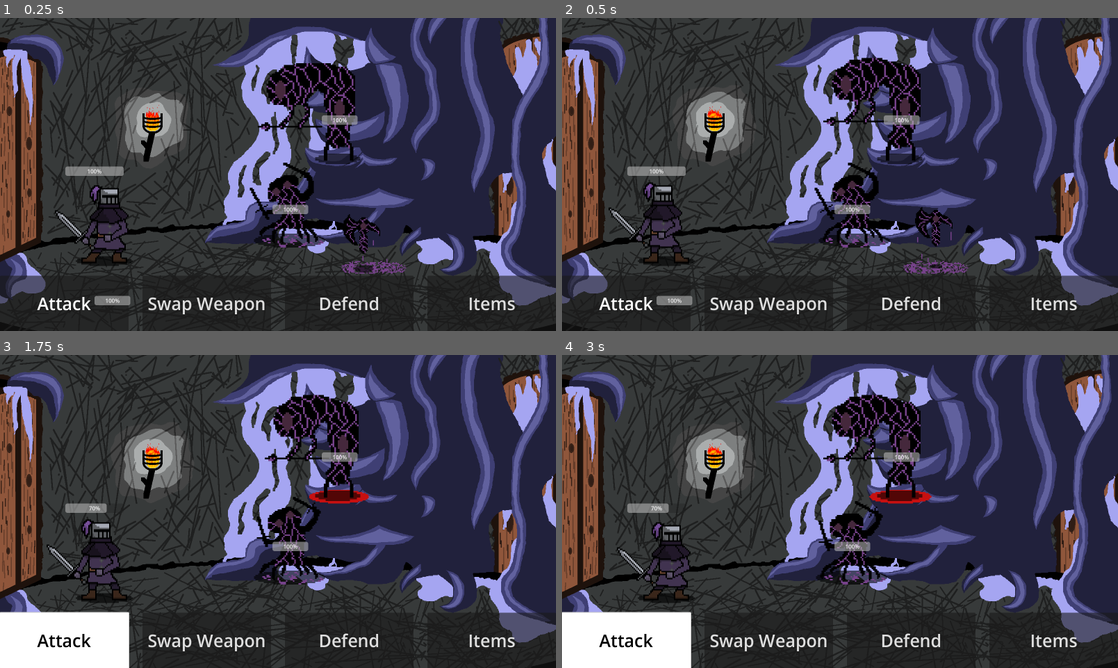
Above: before the commit, frames 1-4 (two rows, left to right).
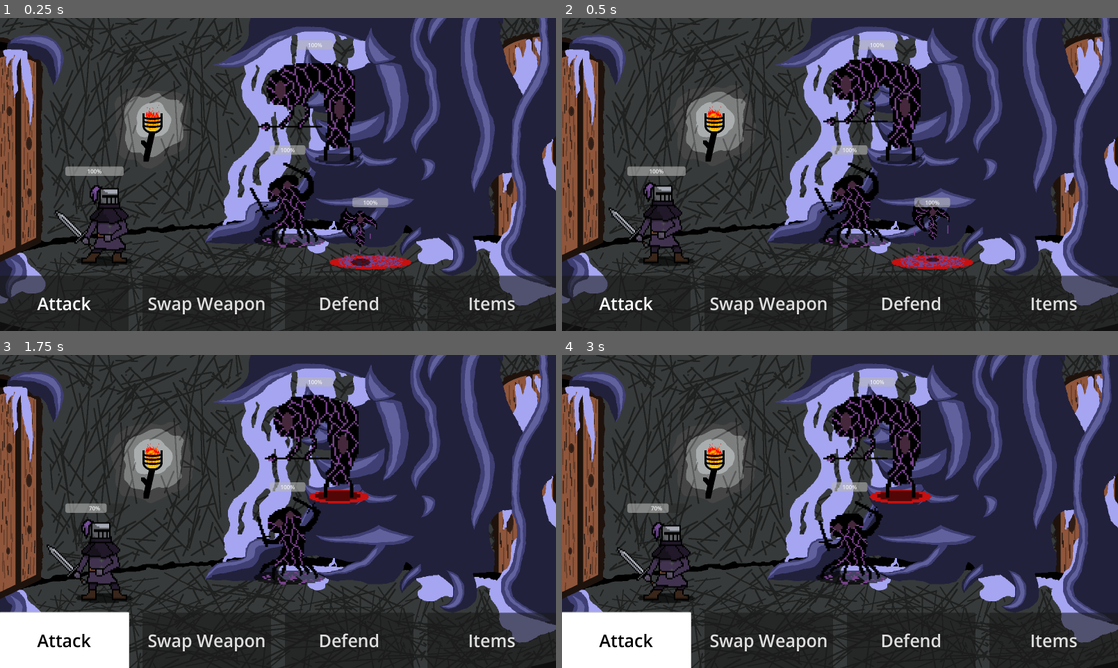
Above: after the commit, the same moments.

Repository: mwingerden/Shinko
Game: Godot game, scene res://Scenes/Levels/level_1.tscn
Same seed, same stepped clock (60 frames per second), same inputs: the game is played once before the commit and once after it.
Inputs:
- Up to frame 1 (0.25 s): no input
- Up to frame 2 (0.5 s): no input
- Up to frame 3 (1.75 s): click "Attack" at 0.5 s; hold Up (ui_up) from 1.28 s (still down)
- Up to frame 4 (3 s): release Up (ui_up) at 2.03 s; hold Down (ui_down) 2.03-2.78 s; hold Up (ui_up) from 2.78 s (still down)

The runs differ from the first frame. In frame 1, 2.3% of the frame differs, in the area x 17-74%, y 7-92%; in frame 2, 2.3%; in frame 3, 0.8%; in frame 4, 0.8%.

Commit message:
Gave sound effects to axe and sword hits.

Diff:
--- a/Scenes/Enemies/enemy_axe.tscn
+++ b/Scenes/Enemies/enemy_axe.tscn
@@ -106,10 +106,10 @@
 }
 
 [node name="Health" type="ProgressBar" parent="." groups=["EnemyAxe"]]
-offset_left = -51.0
-offset_top = -99.0
-offset_right = 52.0
-offset_bottom = -72.0
+offset_left = -50.0
+offset_top = -109.0
+offset_right = 53.0
+offset_bottom = -82.0
 value = 100.0
 
 [node name="Selected_Animation" type="AnimationPlayer" parent="."]
--- a/Scenes/Enemies/enemy_spear.tscn
+++ b/Scenes/Enemies/enemy_spear.tscn
@@ -106,10 +106,10 @@
 }
 
 [node name="Health" type="ProgressBar" parent="." groups=["Enemy"]]
-offset_left = -51.0
-offset_top = -99.0
-offset_right = 52.0
-offset_bottom = -72.0
+offset_left = -122.0
+offset_top = -315.0
+offset_right = -19.0
+offset_bottom = -288.0
 value = 100.0
 
 [node name="Selected_Animation" type="AnimationPlayer" parent="."]
--- a/Scenes/Enemies/enemy_sword.tscn
+++ b/Scenes/Enemies/enemy_sword.tscn
@@ -107,10 +107,10 @@
 shape = SubResource("RectangleShape2D_ki30x")
 
 [node name="Health" type="ProgressBar" parent="." groups=["Enemy"]]
-offset_left = -51.0
-offset_top = -99.0
-offset_right = 52.0
-offset_bottom = -72.0
+offset_left = -59.0
+offset_top = -270.0
+offset_right = 44.0
+offset_bottom = -243.0
 value = 100.0
 
 [node name="Selected_Animation" type="AnimationPlayer" parent="."]
--- a/Scenes/Levels/level_1.tscn
+++ b/Scenes/Levels/level_1.tscn
@@ -2,7 +2,7 @@
 
 [ext_resource type="Script" path="res://Scripts/Utility/level_managment.gd" id="1_2inrr"]
 [ext_resource type="PackedScene" uid="uid://bbehuimg23t2u" path="res://Scenes/Utility/group_enemy_1.tscn" id="1_jtqnb"]
-[ext_resource type="Script" path="res://Scripts/Utility/battle.gd" id="1_n7xxg"]
+[ext_resource type="Script" path="res://Scripts/Levels/battle.gd" id="1_n7xxg"]
 [ext_resource type="Texture2D" uid="uid://ch8iqwe8dywst" path="res://Assets/Sprites/Background/background_final.png" id="1_st72s"]
 [ext_resource type="PackedScene" uid="uid://xph3348axmlc" path="res://Scenes/Player/player.tscn" id="3_xpy4m"]
 
@@ -187,10 +187,7 @@
 script = null
 
 [node name="EnemyAxe" parent="Battle/GroupEnemy1" index="0"]
-position = Vector2(-471, 445)
-
-[node name="Sprite2D" parent="Battle/GroupEnemy1/EnemyAxe" index="1"]
-position = Vector2(753, -259)
+position = Vector2(270, 173)
 
 [node name="EnemySpear" parent="Battle/GroupEnemy1" index="1"]
 position = Vector2(183, -74)
@@ -207,4 +204,3 @@
 [connection signal="pressed" from="Items/Panel/HBoxContainer/Back" to="Battle" method="_on_back_pressed"]
 
 [editable path="Battle/GroupEnemy1"]
-[editable path="Battle/GroupEnemy1/EnemyAxe"]
--- a/Scenes/Levels/level_2.tscn
+++ b/Scenes/Levels/level_2.tscn
@@ -1,6 +1,6 @@
 [gd_scene load_steps=6 format=3 uid="uid://4g42u8fdrgrg"]
 
-[ext_resource type="Script" path="res://Scripts/Utility/battle.gd" id="1_g8wpy"]
+[ext_resource type="Script" path="res://Scripts/Levels/battle.gd" id="1_g8wpy"]
 [ext_resource type="PackedScene" uid="uid://xph3348axmlc" path="res://Scenes/Player/player.tscn" id="2_s0ygd"]
 [ext_resource type="PackedScene" uid="uid://d2vvgiwe7naf3" path="res://Scenes/Utility/group_enemy_2.tscn" id="3_fb5u6"]
 
--- a/Scenes/Utility/group_enemy_1.tscn
+++ b/Scenes/Utility/group_enemy_1.tscn
@@ -1,6 +1,6 @@
 [gd_scene load_steps=5 format=3 uid="uid://bbehuimg23t2u"]
 
-[ext_resource type="Script" path="res://Scripts/Utility/battle.gd" id="1_ujwlj"]
+[ext_resource type="Script" path="res://Scripts/Levels/battle.gd" id="1_ujwlj"]
 [ext_resource type="PackedScene" uid="uid://ceoqfxrqkw12k" path="res://Scenes/Enemies/enemy_axe.tscn" id="2_0adsd"]
 [ext_resource type="PackedScene" uid="uid://cul21ipddiisb" path="res://Scenes/Enemies/enemy_spear.tscn" id="3_v7mxa"]
 [ext_resource type="PackedScene" uid="uid://dyyqli7iqtir6" path="res://Scenes/Enemies/enemy_sword.tscn" id="4_qy2qn"]
--- /dev/null
+++ b/Scripts/Global/Global_Audio_SX.gd
@@ -0,0 +1,8 @@
+extends Node
+
+@onready var sword_crit_on_enemy = preload("res://Assets/Music/Sound Effects/sword_gore.wav")
+@onready var sword_crit_on_player = preload("res://Assets/Music/Sound Effects/sword_crit_hit.wav")
+@onready var sword_hit_1 = preload("res://Assets/Music/Sound Effects/sword_normal_hit_1.wav")
+@onready var sword_hit_2 = preload("res://Assets/Music/Sound Effects/sword_normal_hit.wav")
+@onready var axe_crit_on_enemy = preload("res://Assets/Music/Sound Effects/axe_hit_1.wav")
+@onready var axe_crit_on_player = preload("res://Assets/Music/Sound Effects/axe_hit.wav")
--- a/Scripts/Utility/battle.gd
+++ b/Scripts/Levels/battle.gd
@@ -65,9 +65,27 @@
 	if weapon1 == Global.weapon.SWORD:
 		if weapon2 == Global.weapon.AXE:
 			damage += 1
+			if player:
+				AudioPlayer.play_FX(GlobalAudioSx.sword_crit_on_enemy)
+			else:
+				AudioPlayer.play_FX(GlobalAudioSx.sword_crit_on_player)
+			return damage
+		if player:
+			AudioPlayer.play_FX(GlobalAudioSx.sword_hit_1)
+		else:
+			AudioPlayer.play_FX(GlobalAudioSx.sword_hit_2)
 	elif weapon1 == Global.weapon.AXE:
 		if weapon2 == Global.weapon.SPEAR:
 			damage += 1
+			if player:
+				AudioPlayer.play_FX(GlobalAudioSx.axe_crit_on_enemy)
+			else:
+				AudioPlayer.play_FX(GlobalAudioSx.axe_crit_on_player)
+			return damage
+		if player:
+			AudioPlayer.play_FX(GlobalAudioSx.sword_hit_1)
+		else:
+			AudioPlayer.play_FX(GlobalAudioSx.sword_hit_2)
 	elif weapon1 == Global.weapon.SPEAR:
 		if weapon2 == Global.weapon.SWORD:
 			damage += 1
--- a/Scripts/Music/audio_player.gd
+++ b/Scripts/Music/audio_player.gd
@@ -11,13 +11,14 @@
 	play()
 
 func play_music_level():
-	_player_music(level_music)
+	_player_music(level_music, 10)
 
-func play_FX(stream: AudioStream, volume = 0.0):
+func play_FX(sound: AudioStream, volume = 0.0):
 	var fx_player = AudioStreamPlayer.new()
-	fx_player.stream = stream
+	fx_player.stream = sound
 	fx_player.name = "FX_PLAYER"
 	fx_player.volume_db = volume
 	add_child(fx_player)
+	fx_player.play()
 	await fx_player.finished
 	fx_player.queue_free()
--- a/project.godot
+++ b/project.godot
@@ -20,8 +20,9 @@
 SignalManager="*res://Scripts/Global/SignalManager.gd"
 Global="*res://Scripts/Global/Global.gd"
 SceneTransition="*res://Scenes/Utility/scene_transition.tscn"
-LevelManager="*res://Scripts/Utility/Level_Manager.gd"
+LevelManager="*res://Scripts/Levels/Level_Manager.gd"
 AudioPlayer="*res://Scenes/Global/audio_player.tscn"
+GlobalAudioSx="*res://Scripts/Global/Global_Audio_SX.gd"
 
 [display]
 
Not shown, added: Assets/Music/Sound Effects/axe_hit.wav.import
Not shown, added: Assets/Music/Sound Effects/axe_hit_1.wav.import
Not shown, added: Assets/Music/Sound Effects/death.mp3.import
Not shown, added: Assets/Music/Sound Effects/monster_attack.wav.import
Not shown, added: Assets/Music/Sound Effects/monster_attack_1.wav.import
Not shown, added: Assets/Music/Sound Effects/monster_death.wav.import
Not shown, added: Assets/Music/Sound Effects/monster_death_1.wav.import
Not shown, added: Assets/Music/Sound Effects/monster_hit.wav.import
Not shown, added: Assets/Music/Sound Effects/monster_hit_1.wav.import
Not shown, added: Assets/Music/Sound Effects/sword_crit_hit.wav.import
Not shown, added: Assets/Music/Sound Effects/sword_flesh.wav.import
Not shown, added: Assets/Music/Sound Effects/sword_gore.wav.import
(and 17 more such lines)
